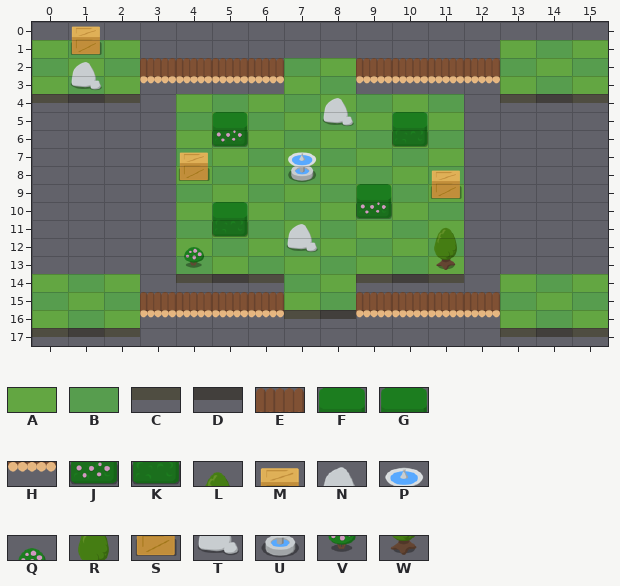
Two versions of a level (Tiled map (JSON), tilemap/level00.json). Above, as it was before the edit.
Cells are 64x32 px. Shown: x 0..15, y 0..17.
Key: from "stage": A 0, B 1, C 2, D 3, E 4, F 5, G 6, H 12, J 13, K 14, L 15, M 16, N 17, P 18, Q 19, R 23, S 24, T 25, U 26, V 27, W 31.
_ is an empty cell.
Layer "ground" before, first column x 0:
 0 ________________
 1 ABA__________ABA
 2 BABEEEEBAEEEEBAB
 3 ABAHHHHABHHHHABA
 4 CDC_ABABABAB_CDC
 5 ____BABABABA____
 6 ____ABABABAB____
 7 ____BABABABA____
 8 ____ABABABAB____
 9 ____BABABABA____
10 ____ABABABAB____
11 ____BABABABA____
12 ____ABABABAB____
13 ____BABABABA____
14 ABA_CDCBACDC_ABA
15 BABEEEEABEEEEBAB
16 ABAHHHHCDHHHHABA
17 CDC__________CDC
Layer "obstacles" before, first column x 0:
 0 _M______________
 1 _S______________
 2 _N______________
 3 _T______________
 4 ________N_______
 5 _____F__T_G_____
 6 _____J____K_____
 7 ____M__P________
 8 ____S__U___M____
 9 _________F_S____
10 _____G___J______
11 _____K_N___L____
12 ____Q__T___R____
13 ____V______W____
14 ________________
15 ________________
16 ________________
17 ________________
After the commit:
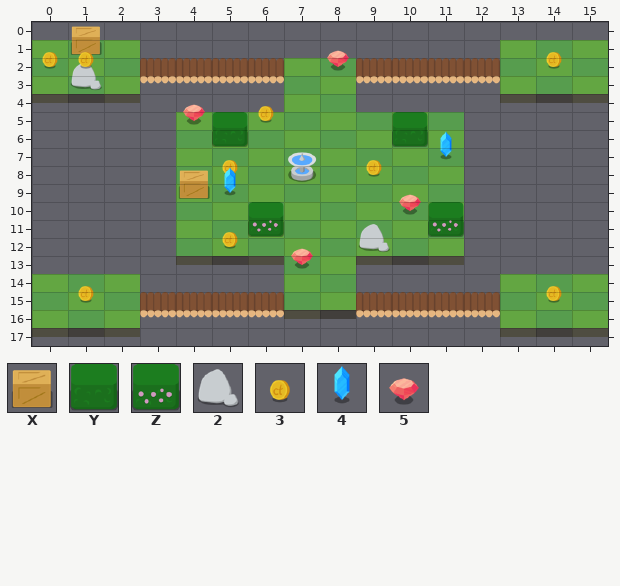
Further tiles: from "objects": X 16, Y 21, Z 22, 2 24, 3 29, 4 30, 5 31.
Tiles of an added or newly shown layer are drawn over the layers below it.
Change:
{"where": "layer \"ground\""}
{"y":2,"x":8,"old":"A","new":"B"}
{"y":4,"x":4,"old":"ABA","new":"___"}
{"y":4,"x":8,"old":"ABAB","new":"B___"}
{"y":5,"x":4,"old":"B","new":"A"}
{"y":5,"x":6,"old":"B","new":"A"}
{"y":5,"x":8,"old":"B","new":"A"}
{"y":6,"x":5,"old":"B","new":"A"}
{"y":6,"x":11,"old":"B","new":"A"}
{"y":7,"x":4,"old":"BA","new":"AB"}
{"y":7,"x":9,"old":"A","new":"B"}
{"y":7,"x":11,"old":"A","new":"B"}
{"y":8,"x":4,"old":"AB","new":"BA"}
{"y":8,"x":9,"old":"B","new":"A"}
{"y":8,"x":11,"old":"B","new":"A"}
{"y":9,"x":4,"old":"BA","new":"AB"}
{"y":9,"x":9,"old":"ABA","new":"BAB"}
{"y":10,"x":5,"old":"BA","new":"AB"}
{"y":10,"x":9,"old":"BAB","new":"ABA"}
{"y":11,"x":5,"old":"ABA","new":"BAB"}
{"y":11,"x":9,"old":"A","new":"B"}
{"y":11,"x":11,"old":"A","new":"B"}
{"y":12,"x":4,"old":"AB","new":"BA"}
{"y":12,"x":7,"old":"B","new":"A"}
{"y":12,"x":9,"old":"B","new":"A"}
{"y":12,"x":11,"old":"B","new":"A"}
{"y":13,"x":4,"old":"BABA","new":"CDCB"}
{"y":13,"x":9,"old":"ABA","new":"CDC"}
{"y":14,"x":4,"old":"CDC","new":"___"}
{"y":14,"x":9,"old":"CDC","new":"___"}
{"where": "layer \"obstacles\""}
{"y":1,"x":1,"old":"S","new":"X"}
{"y":2,"x":1,"old":"N","new":"_"}
{"y":3,"x":1,"old":"T","new":"2"}
{"y":4,"x":8,"old":"N","new":"_"}
{"y":5,"x":8,"old":"T","new":"_"}
{"y":6,"x":5,"old":"J","new":"Y"}
{"y":7,"x":4,"old":"M","new":"_"}
{"y":8,"x":4,"old":"S","new":"_"}
{"y":8,"x":11,"old":"M","new":"_"}
{"y":9,"x":4,"old":"_","new":"X"}
{"y":9,"x":9,"old":"F","new":"_"}
{"y":9,"x":11,"old":"S","new":"_"}
{"y":10,"x":5,"old":"G","new":"_"}
{"y":10,"x":9,"old":"J","new":"_"}
{"y":11,"x":5,"old":"K_N","new":"_Z_"}
{"y":11,"x":11,"old":"L","new":"Z"}
{"y":12,"x":4,"old":"Q","new":"_"}
{"y":12,"x":7,"old":"T","new":"_"}
{"y":12,"x":9,"old":"_","new":"2"}
{"y":12,"x":11,"old":"R","new":"_"}
{"y":13,"x":4,"old":"V","new":"_"}
{"y":13,"x":11,"old":"W","new":"_"}
{"where": "layer \"items\" (added)"}
{"y":2,"x":0,"old":"__","new":"33"}
{"y":2,"x":8,"old":"_","new":"5"}
{"y":2,"x":14,"old":"_","new":"3"}
{"y":5,"x":4,"old":"_","new":"5"}
{"y":5,"x":6,"old":"_","new":"3"}
{"y":7,"x":11,"old":"_","new":"4"}
{"y":8,"x":5,"old":"_","new":"3"}
{"y":8,"x":9,"old":"_","new":"3"}
{"y":9,"x":5,"old":"_","new":"4"}
{"y":10,"x":10,"old":"_","new":"5"}
{"y":12,"x":5,"old":"_","new":"3"}
{"y":13,"x":7,"old":"_","new":"5"}
{"y":15,"x":1,"old":"_","new":"3"}
{"y":15,"x":14,"old":"_","new":"3"}
